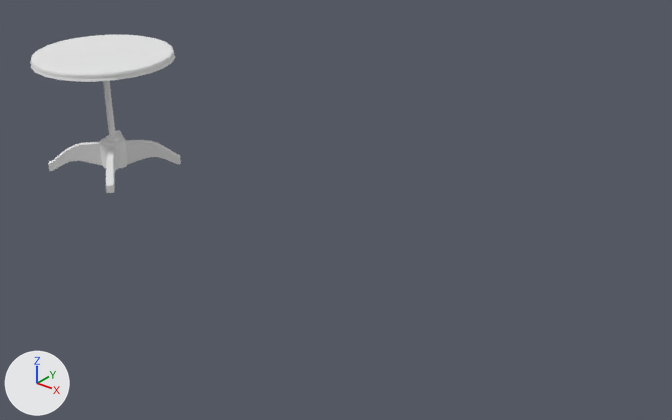
The FBX model Assets/Art/Models/Environment/Mesa.fbx: old version first, new version second.
One viewpoint serves both versions: a 50 mm camera at (4.29, -3.23, 2.23) aimed at (1.61, 0.12, 0.15). Every picture has the same lights, and +X, +Y and +Z are marked at lower left. The older version comes first.

The first picture shows 'SM_MesaRedonda'.
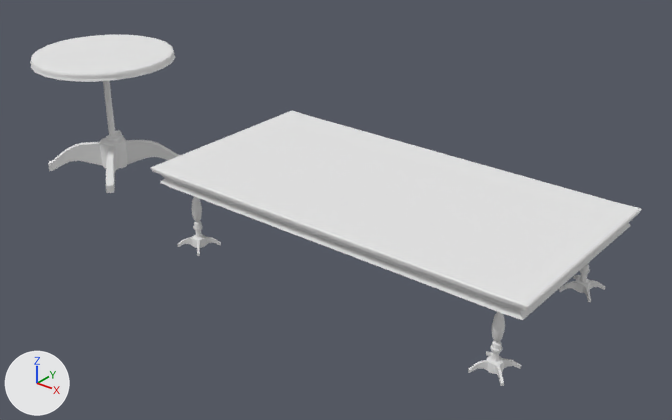
What changed in the scene script:
```text
Add me_sm_mesaquadrada_001:
    me_sm_mesaquadrada_001.from_pydata(...)  # 2264 vertices, 2134 faces; spans x -1.03..1.03, y -0.53..0.53, z -0.38..0.05
    me_sm_mesaquadrada_001.materials.append(mat_vertexcolor)  # white #e7e7e7
Add ob_sm_mesaquadrada:
    ob_sm_mesaquadrada = bpy.data.objects.new('SM_MesaQuadrada', me_sm_mesaquadrada_001)
    ob_sm_mesaquadrada.location = (1.996, 0.0, 0.382)
```

Pixel boxes [x1, y1, x2, y2] of what changed, in the pictures (672 x 420 px):
'SM_MesaQuadrada', added
    after: [151, 110, 642, 386]
